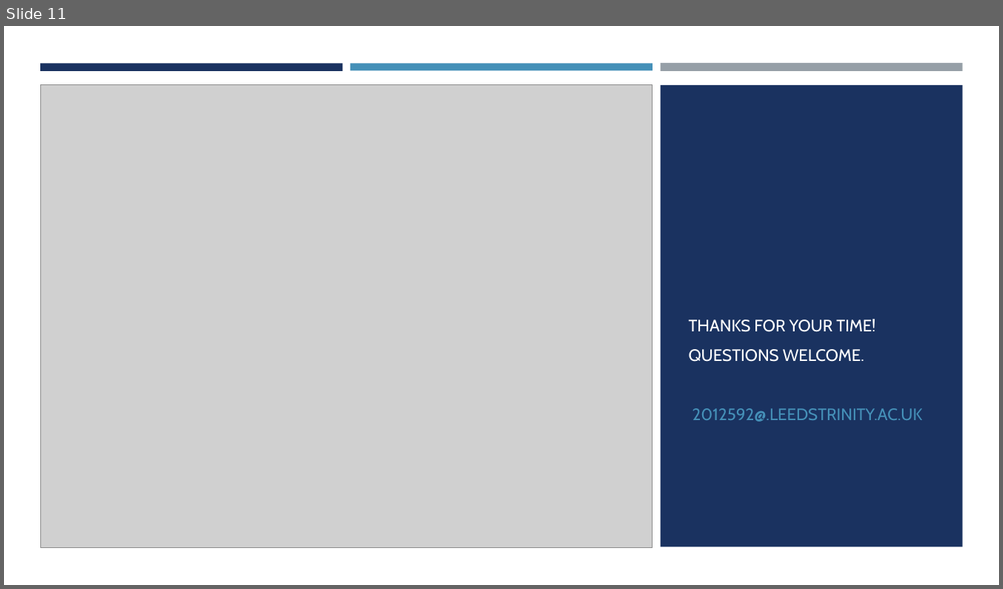
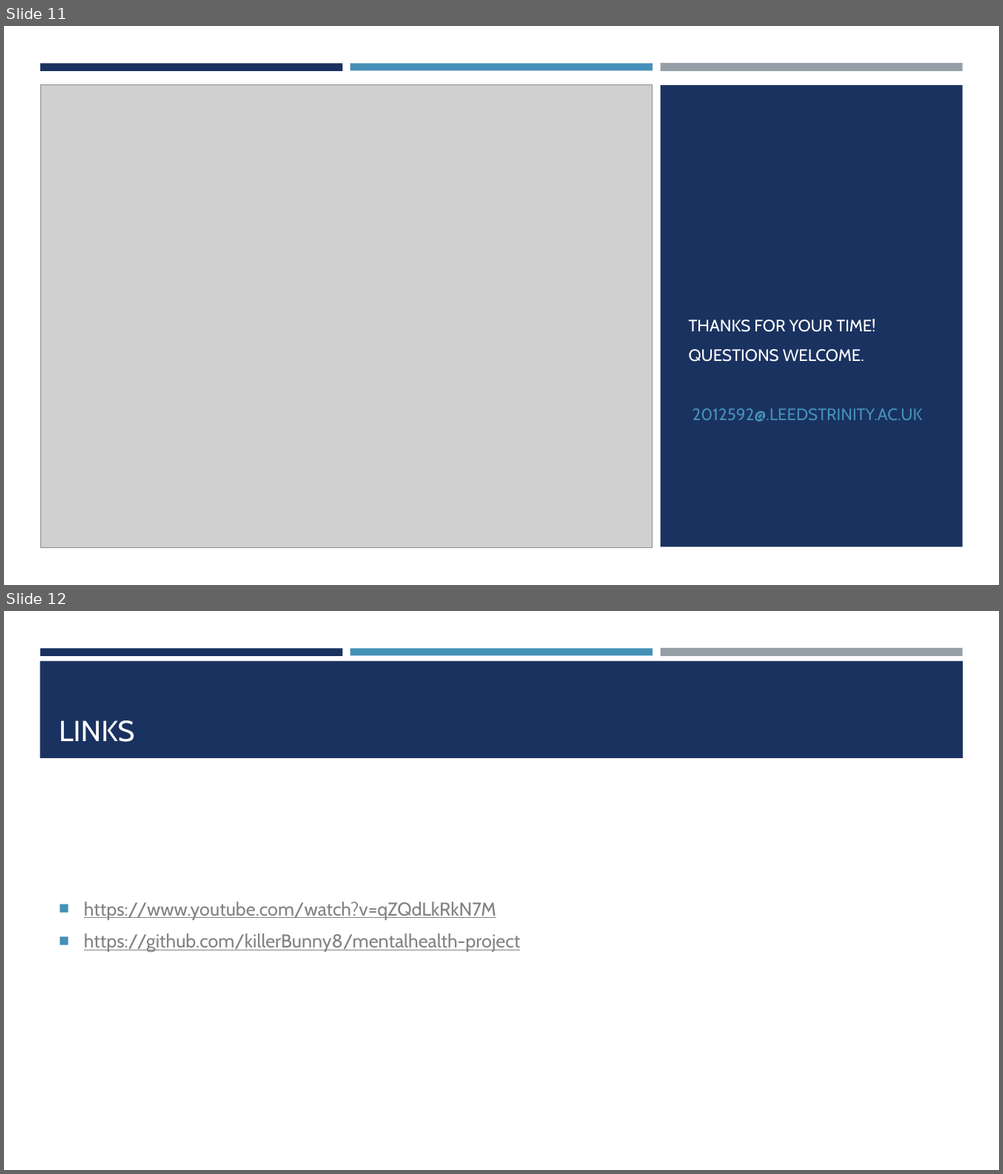
Before and after one commit to killerBunny8/mentalhealth-project, a slide deck: COM6023_Viva.pptx. Shown one above the other, each under a label of ours: slide 11 before the commit, slides 11 and 12 after it. The pictures are 1003x589 and 1003x1174 pixels, drawn with LibreOffice and Linux fonts; fonts in the diff are those of the drawing; grey boxes stand for pictures. Boxes give left, top, right and bottom in pixels: in the first picture for what was removed or moved away, otherwise in the second. Text is boxed around its words. In the diff, an @@ line names an element or a change of style, - is before the commit and + after.

```diff
--- a/COM6023_Viva.pptx
+++ b/COM6023_Viva.pptx
@@ slide 12 added at [4, 611, 999, 1170], background #FFFFFF @@
@@ rectangle added at [40, 648, 343, 655], fill #1A3260 @@
@@ rectangle added at [350, 648, 652, 655], fill #4590B8 @@
@@ rectangle added at [660, 648, 962, 657], fill #969FA7 @@
@@ rectangle added at [40, 661, 963, 758], fill #1A3260 @@
@@ title added at [59, 721, 134, 742], 28 pt, text #FFFFFF @@
+LINKS
@@ text added at [84, 902, 520, 952], 18 pt, text #828282, underline @@
+■ https://www.youtube.com/watch?v=qZQdLkRkN7M
+■ https://github.com/killerBunny8/mentalhealth-project
```
